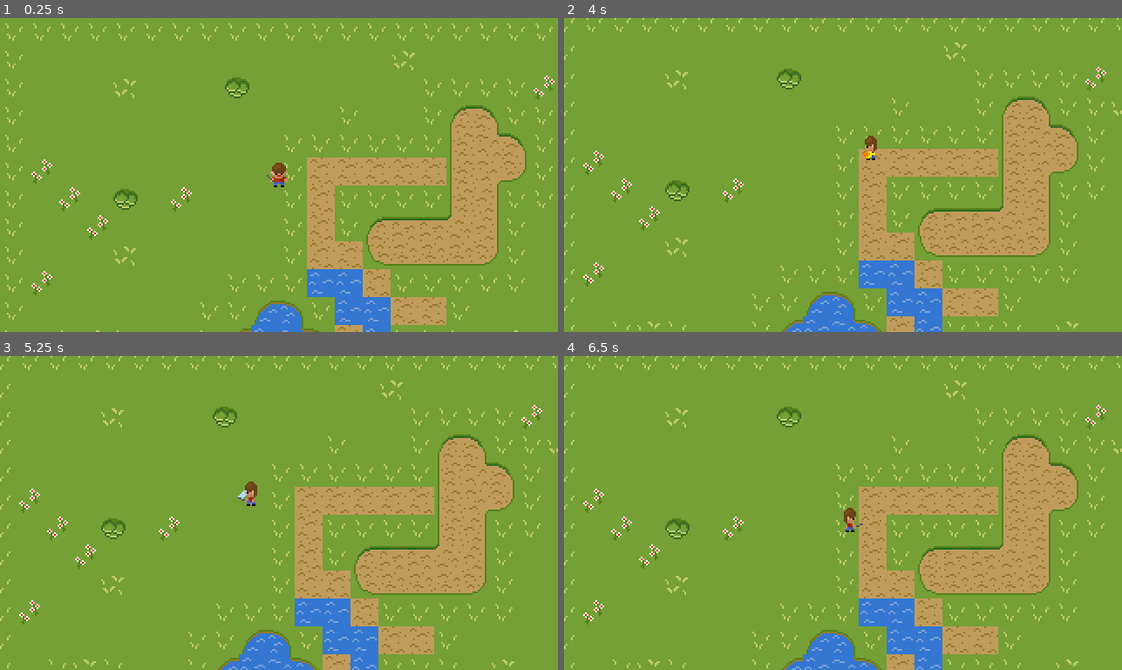
Above: before the commit, frames 1-4 (two rows, left to right).
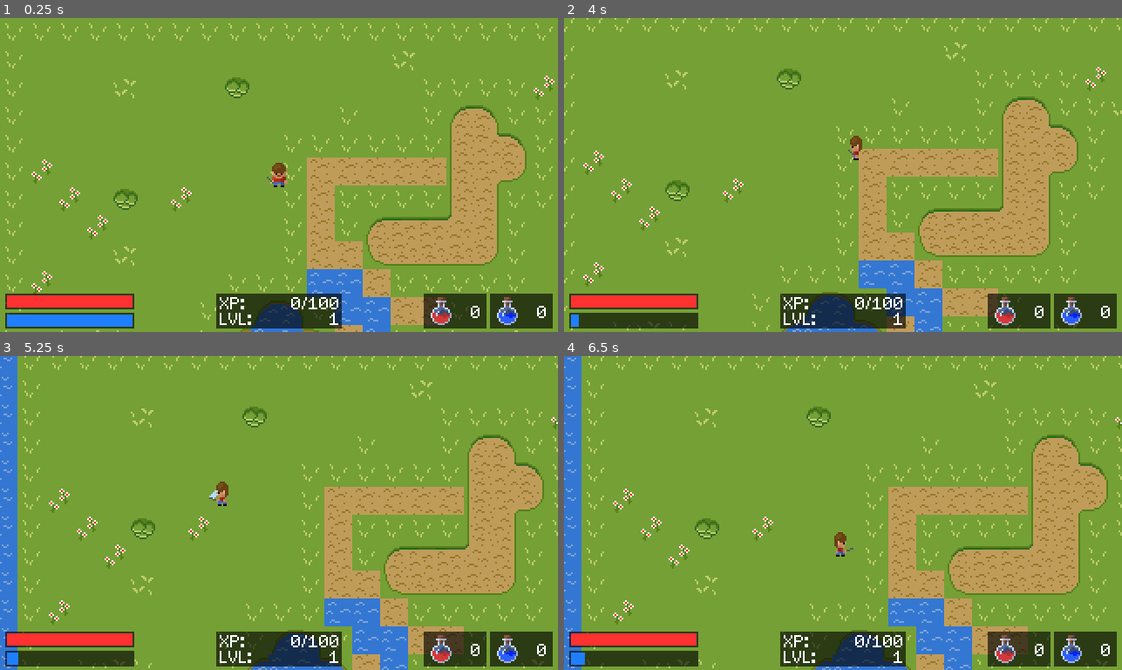
Above: after the commit, the same moments.

Repository: stephenus/SimpleRPG
Game: Godot game, scene res://Scenes/Main.tscn
The game is run twice, just before and just after one commit, with the same random seed, the same clock (stepped at 60 frames per second) and the same inputs. Before the commit the project has no main scene; this scene is started directly in both runs.
Inputs:
- Up to frame 1 (0.25 s): no input
- Up to frame 2 (4 s): tap Enter at 0.5 s; hold Right (ui_right) 0.53-1.28 s; hold Space (attack) 0.53-1.28 s; tap Ctrl (fireball) at 0.8, 1.35, 2.3, 2.85, 3.8 s; hold Down (ui_down) 1.28-2.03 s; tap Space (attack) at 1.55, 3.05 s; hold Right (ui_right) 2.03-2.78 s; hold Space (attack) 2.03-2.78 s; hold Up (ui_up) 2.78-3.53 s; hold Left (ui_left) from 3.53 s (still down); hold Space (attack) from 3.53 s (still down)
- Up to frame 3 (5.25 s): release Space (attack) at 4.28 s; tap Ctrl (fireball) at 4.35 s; tap Space (attack) at 4.55 s; release Left (ui_left) at 5.03 s; hold Down (ui_down) from 5.03 s (still down); hold Space (attack) from 5.03 s (still down)
- Up to frame 4 (6.5 s): tap Ctrl (fireball) at 5.3, 5.85 s; release Down (ui_down) at 5.78 s; release Space (attack) at 5.78 s; hold Right (ui_right) from 5.78 s (still down); tap Space (attack) at 6.05 s

The runs differ from the first frame. In frame 1, 7.3% of the frame differs, in the area x 0-100%, y 50-99%; in frame 2, 7.6%; in frame 3, 27%, in the area x 0-100%, y 0-100%; in frame 4, 27%.

Commit message:
GUI system (Tutorial 9)

Diff:
--- a/Entities/Player/Player.gd
+++ b/Entities/Player/Player.gd
@@ -2,9 +2,32 @@
 
 export var speed = 75
 
+var health = 100
+var health_max = 100
+var health_regeneration = 1
+var mana = 100
+var mana_max = 100
+var mana_regeneration = 2
+
 var last_direction = Vector2(0, 1)
 
 var attack_playing = false
+
+signal player_stats_changed
+
+func _ready():
+	emit_signal("player_stats_changed", self)
+
+func _process(delta):
+	var new_mana = min(mana + mana_regeneration * delta, mana_max)
+	if new_mana != mana:
+		mana = new_mana
+		emit_signal("player_stats_changed", self)
+
+	var new_health = min(health + health_regeneration * delta, health_max)
+	if new_health != health:
+		health = new_health
+		emit_signal("player_stats_changed", self)
 
 func _physics_process(delta):
 	var direction: Vector2
@@ -49,9 +72,12 @@
 		var animation = get_animation_direction(last_direction) + "_attack"
 		$Sprite.play(animation)
 	elif event.is_action_pressed("fireball"):
-		attack_playing = true
-		var animation = get_animation_direction(last_direction) + "_fireball"
-		$Sprite.play(animation)
+		if mana >= 25:
+			mana = mana - 25
+			emit_signal("player_stats_changed", self)
+			attack_playing = true
+			var animation = get_animation_direction(last_direction) + "_fireball"
+			$Sprite.play(animation)
 
 
 func _on_Sprite_animation_finished() -> void:
--- /dev/null
+++ b/Fonts/Font.tres
@@ -0,0 +1,7 @@
+[gd_resource type="DynamicFont" load_steps=2 format=2]
+
+[ext_resource path="res://Fonts/Schrödinger.ttf" type="DynamicFontData" id=1]
+
+[resource]
+size = 10
+font_data = ExtResource( 1 )
--- /dev/null
+++ b/GUI/HealthBar.gd
@@ -0,0 +1,5 @@
+extends ColorRect
+
+
+func _on_Player_player_stats_changed(var player) -> void:
+	$Bar.rect_size.x = 72 * player.health / player.health_max
--- /dev/null
+++ b/GUI/ManaBar.gd
@@ -0,0 +1,6 @@
+extends ColorRect
+
+
+
+func _on_Player_player_stats_changed(var player) -> void:
+	$Bar.rect_size.x = 72 * player.mana / player.mana_max
--- a/Scenes/Main.tscn
+++ b/Scenes/Main.tscn
@@ -34,91 +34,95 @@
 [ext_resource path="res://Entities/Player/player_up_fireball_1.png" type="Texture" id=32]
 [ext_resource path="res://Entities/Player/player_up_walk_2.png" type="Texture" id=33]
 [ext_resource path="res://Entities/Player/player_up_fireball_2.png" type="Texture" id=34]
-
-[sub_resource type="SpriteFrames" id=2]
+[ext_resource path="res://GUI/HealthBar.gd" type="Script" id=35]
+[ext_resource path="res://GUI/ManaBar.gd" type="Script" id=36]
+[ext_resource path="res://Fonts/Font.tres" type="DynamicFont" id=37]
+[ext_resource path="res://GUI/potions.png" type="Texture" id=38]
+
+[sub_resource type="SpriteFrames" id=1]
 animations = [ {
 "frames": [ ExtResource( 23 ), ExtResource( 5 ), ExtResource( 4 ) ],
 "loop": false,
 "name": "right_fireball",
 "speed": 7.0
 }, {
+"frames": [ ExtResource( 13 ), ExtResource( 22 ) ],
+"loop": true,
+"name": "left_idle",
+"speed": 1.0
+}, {
+"frames": [ ExtResource( 17 ), ExtResource( 11 ), ExtResource( 12 ), ExtResource( 17 ) ],
+"loop": true,
+"name": "down_walk",
+"speed": 10.0
+}, {
+"frames": [ ExtResource( 28 ), ExtResource( 25 ), ExtResource( 28 ), ExtResource( 33 ) ],
+"loop": true,
+"name": "up_walk",
+"speed": 10.0
+}, {
+"frames": [ ExtResource( 17 ), ExtResource( 6 ), ExtResource( 9 ) ],
+"loop": false,
+"name": "down_fireball",
+"speed": 7.0
+}, {
 "frames": [ ExtResource( 23 ), ExtResource( 26 ), ExtResource( 23 ), ExtResource( 29 ) ],
 "loop": true,
 "name": "right_walk",
 "speed": 10.0
 }, {
+"frames": [ ExtResource( 28 ), ExtResource( 32 ), ExtResource( 34 ) ],
+"loop": false,
+"name": "up_fireball",
+"speed": 7.0
+}, {
+"frames": [ ExtResource( 13 ), ExtResource( 16 ), ExtResource( 19 ) ],
+"loop": false,
+"name": "left_fireball",
+"speed": 7.0
+}, {
+"frames": [ ExtResource( 17 ), ExtResource( 8 ) ],
+"loop": true,
+"name": "down_idle",
+"speed": 1.0
+}, {
+"frames": [ ExtResource( 13 ), ExtResource( 20 ), ExtResource( 13 ), ExtResource( 21 ) ],
+"loop": true,
+"name": "left_walk",
+"speed": 10.0
+}, {
+"frames": [ ExtResource( 13 ), ExtResource( 14 ), ExtResource( 15 ) ],
+"loop": false,
+"name": "left_attack",
+"speed": 7.0
+}, {
+"frames": [ ExtResource( 28 ), ExtResource( 24 ) ],
+"loop": true,
+"name": "up_idle",
+"speed": 1.0
+}, {
+"frames": [ ExtResource( 17 ), ExtResource( 7 ), ExtResource( 10 ) ],
+"loop": false,
+"name": "down_attack",
+"speed": 7.0
+}, {
+"frames": [ ExtResource( 23 ), ExtResource( 18 ), ExtResource( 1 ) ],
+"loop": false,
+"name": "right_attack",
+"speed": 7.0
+}, {
+"frames": [ ExtResource( 28 ), ExtResource( 30 ), ExtResource( 31 ) ],
+"loop": false,
+"name": "up_atttack",
+"speed": 7.0
+}, {
 "frames": [ ExtResource( 23 ), ExtResource( 27 ) ],
 "loop": true,
 "name": "right_idle",
 "speed": 1.0
-}, {
-"frames": [ ExtResource( 28 ), ExtResource( 30 ), ExtResource( 31 ) ],
-"loop": false,
-"name": "up_atttack",
-"speed": 7.0
-}, {
-"frames": [ ExtResource( 28 ), ExtResource( 32 ), ExtResource( 34 ) ],
-"loop": false,
-"name": "up_fireball",
-"speed": 7.0
-}, {
-"frames": [ ExtResource( 28 ), ExtResource( 24 ) ],
-"loop": true,
-"name": "up_idle",
-"speed": 1.0
-}, {
-"frames": [ ExtResource( 28 ), ExtResource( 25 ), ExtResource( 28 ), ExtResource( 33 ) ],
-"loop": true,
-"name": "up_walk",
-"speed": 10.0
-}, {
-"frames": [ ExtResource( 17 ), ExtResource( 11 ), ExtResource( 12 ), ExtResource( 17 ) ],
-"loop": true,
-"name": "down_walk",
-"speed": 10.0
-}, {
-"frames": [ ExtResource( 17 ), ExtResource( 7 ), ExtResource( 10 ) ],
-"loop": false,
-"name": "down_attack",
-"speed": 7.0
-}, {
-"frames": [ ExtResource( 13 ), ExtResource( 22 ) ],
-"loop": true,
-"name": "left_idle",
-"speed": 1.0
-}, {
-"frames": [ ExtResource( 13 ), ExtResource( 16 ), ExtResource( 19 ) ],
-"loop": false,
-"name": "left_fireball",
-"speed": 7.0
-}, {
-"frames": [ ExtResource( 17 ), ExtResource( 6 ), ExtResource( 9 ) ],
-"loop": false,
-"name": "down_fireball",
-"speed": 7.0
-}, {
-"frames": [ ExtResource( 13 ), ExtResource( 20 ), ExtResource( 13 ), ExtResource( 21 ) ],
-"loop": true,
-"name": "left_walk",
-"speed": 10.0
-}, {
-"frames": [ ExtResource( 13 ), ExtResource( 14 ), ExtResource( 15 ) ],
-"loop": false,
-"name": "left_attack",
-"speed": 7.0
-}, {
-"frames": [ ExtResource( 17 ), ExtResource( 8 ) ],
-"loop": true,
-"name": "down_idle",
-"speed": 1.0
-}, {
-"frames": [ ExtResource( 23 ), ExtResource( 18 ), ExtResource( 1 ) ],
-"loop": false,
-"name": "right_attack",
-"speed": 7.0
 } ]
 
-[sub_resource type="RectangleShape2D" id=1]
+[sub_resource type="RectangleShape2D" id=2]
 extents = Vector2( 5, 7 )
 
 [node name="Root" type="Node"]
@@ -129,14 +133,13 @@
 script = ExtResource( 2 )
 
 [node name="Sprite" type="AnimatedSprite" parent="Player"]
-frames = SubResource( 2 )
+frames = SubResource( 1 )
 animation = "down_idle"
-frame = 1
 playing = true
 
 [node name="CollisionShape2D" type="CollisionShape2D" parent="Player"]
 position = Vector2( 0, -7.62939e-06 )
-shape = SubResource( 1 )
+shape = SubResource( 2 )
 
 [node name="Camera2D" type="Camera2D" parent="Player"]
 current = true
@@ -156,4 +159,147 @@
 cell_size = Vector2( 8, 8 )
 format = 1
 tile_data = PoolIntArray( -4390963, 1073741828, 0, -4390962, 1073741828, 0, -4390961, 1073741828, 0, -4390960, 10737418 …(2150 unchanged characters)…
+
+[node name="CanvasLayer" type="CanvasLayer" parent="."]
+
+[node name="Health" type="ColorRect" parent="CanvasLayer"]
+margin_left = 3.0
+margin_top = 158.0
+margin_right = 77.0
+margin_bottom = 167.0
+color = Color( 0, 0, 0, 0.627451 )
+script = ExtResource( 35 )
+__meta__ = {
+"_edit_use_anchors_": false
+}
+
+[node name="Bar" type="ColorRect" parent="CanvasLayer/Health"]
+margin_left = 1.0
+margin_top = 1.0
+margin_right = 73.0
+margin_bottom = 8.0
+color = Color( 1, 0.196078, 0.196078, 1 )
+__meta__ = {
+"_edit_use_anchors_": false
+}
+
+[node name="Mana" type="ColorRect" parent="CanvasLayer"]
+margin_left = 3.0
+margin_top = 169.0
+margin_right = 77.0
+margin_bottom = 178.0
+color = Color( 0, 0, 0, 0.627451 )
+script = ExtResource( 36 )
+__meta__ = {
+"_edit_use_anchors_": false
+}
+
+[node name="Bar" type="ColorRect" parent="CanvasLayer/Mana"]
+margin_left = 1.0
+margin_top = 1.0
+margin_right = 73.0
+margin_bottom = 8.0
+color = Color( 0.12549, 0.501961, 1, 1 )
+__meta__ = {
+"_edit_use_anchors_": false
+}
+
+[node name="XP" type="ColorRect" parent="CanvasLayer"]
+margin_left = 124.0
+margin_top = 158.0
+margin_right = 196.0
+margin_bottom = 178.0
+color = Color( 0, 0, 0, 0.627451 )
+__meta__ = {
+"_edit_use_anchors_": false
+}
+
+[node name="LabelXP" type="Label" parent="CanvasLayer/XP"]
+margin_left = 2.0
+margin_top = 1.0
+margin_right = 22.0
+margin_bottom = 11.0
+custom_fonts/font = ExtResource( 37 )
+text = "XP:"
+
+[node name="LabelLevel" type="Label" parent="CanvasLayer/XP"]
+margin_left = 2.0
+margin_top = 10.0
+margin_right = 22.0
+margin_bottom = 20.0
+custom_fonts/font = ExtResource( 37 )
+text = "LVL:"
+
+[node name="ValueXP" type="Label" parent="CanvasLayer/XP"]
+margin_left = 21.0
+margin_top = 1.0
+margin_right = 71.0
+margin_bottom = 11.0
+custom_fonts/font = ExtResource( 37 )
+text = "0/100"
+align = 2
+__meta__ = {
+"_edit_use_anchors_": false
+}
+
+[node name="ValueLevel" type="Label" parent="CanvasLayer/XP"]
+margin_left = 21.0
+margin_top = 10.0
+margin_right = 71.0
+margin_bottom = 20.0
+custom_fonts/font = ExtResource( 37 )
+text = "1"
+align = 2
+
+[node name="HealthPotions" type="ColorRect" parent="CanvasLayer"]
+margin_left = 243.0
+margin_top = 158.0
+margin_right = 279.0
+margin_bottom = 178.0
+color = Color( 0, 0, 0, 0.627451 )
+__meta__ = {
+"_edit_use_anchors_": false
+}
+
+[node name="Sprite" type="Sprite" parent="CanvasLayer/HealthPotions"]
+position = Vector2( 10, 10 )
+texture = ExtResource( 38 )
+region_enabled = true
+region_rect = Rect2( 0, 0, 16, 16 )
+
+[node name="HealthValue" type="Label" parent="CanvasLayer/HealthPotions"]
+margin_left = 19.0
+margin_top = 6.0
+margin_right = 33.0
+margin_bottom = 16.0
+custom_fonts/font = ExtResource( 37 )
+text = "0"
+align = 2
+
+[node name="ManaPotions" type="ColorRect" parent="CanvasLayer"]
+margin_left = 281.0
+margin_top = 158.0
+margin_right = 317.0
+margin_bottom = 178.0
+color = Color( 0, 0, 0, 0.627451 )
+__meta__ = {
+"_edit_use_anchors_": false
+}
+
+[node name="Sprite" type="Sprite" parent="CanvasLayer/ManaPotions"]
+position = Vector2( 10, 10 )
+texture = ExtResource( 38 )
+region_enabled = true
+region_rect = Rect2( 16, 0, 16, 16 )
+
+[node name="ManaValue" type="Label" parent="CanvasLayer/ManaPotions"]
+margin_left = 19.0
+margin_top = 6.0
+margin_right = 33.0
+margin_bottom = 16.0
+custom_fonts/font = ExtResource( 37 )
+text = "0"
+align = 2
+[connection signal="player_stats_changed" from="Player" to="CanvasLayer/Health" method="_on_Player_player_stats_changed"]
+[connection signal="player_stats_changed" from="Player" to="CanvasLayer/Mana" method="_on_Player_player_stats_changed"]
 [connection signal="animation_finished" from="Player/Sprite" to="Player" method="_on_Sprite_animation_finished"]
--- a/project.godot
+++ b/project.godot
@@ -16,6 +16,7 @@
 [application]
 
 config/name="SimpleRPG"
+run/main_scene="res://Scenes/Main.tscn"
 
 [display]
 
Binary file added: Fonts/Schrödinger.ttf
Binary file added: GUI/potions.png
Not shown, added: GUI/potions.png.import
Not shown: 1 places in Scenes/Main.tscn that only renumber resources
